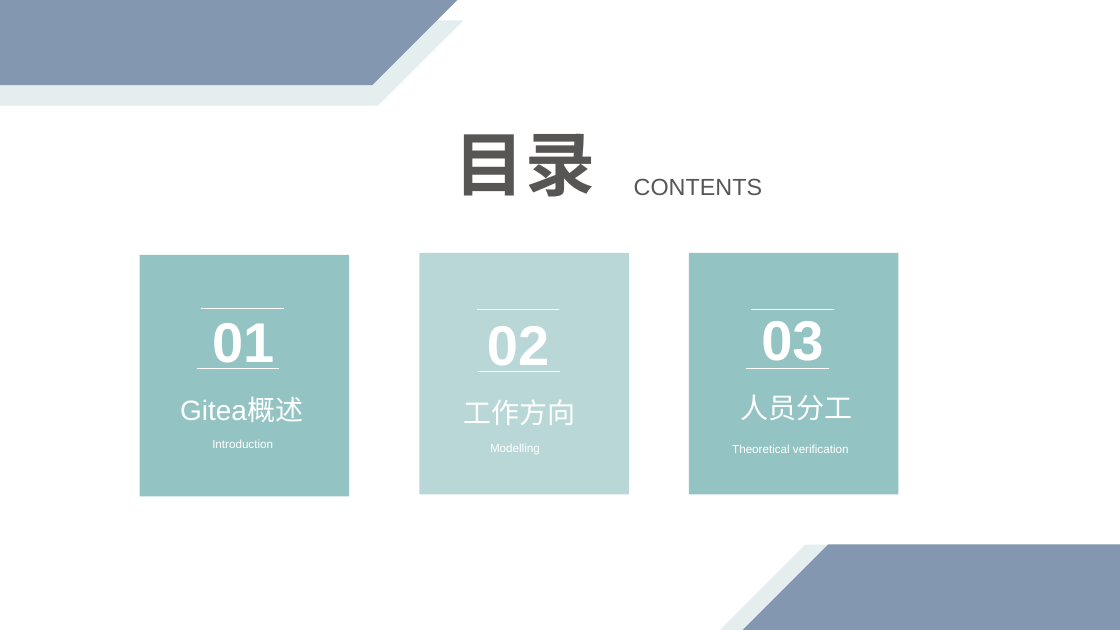
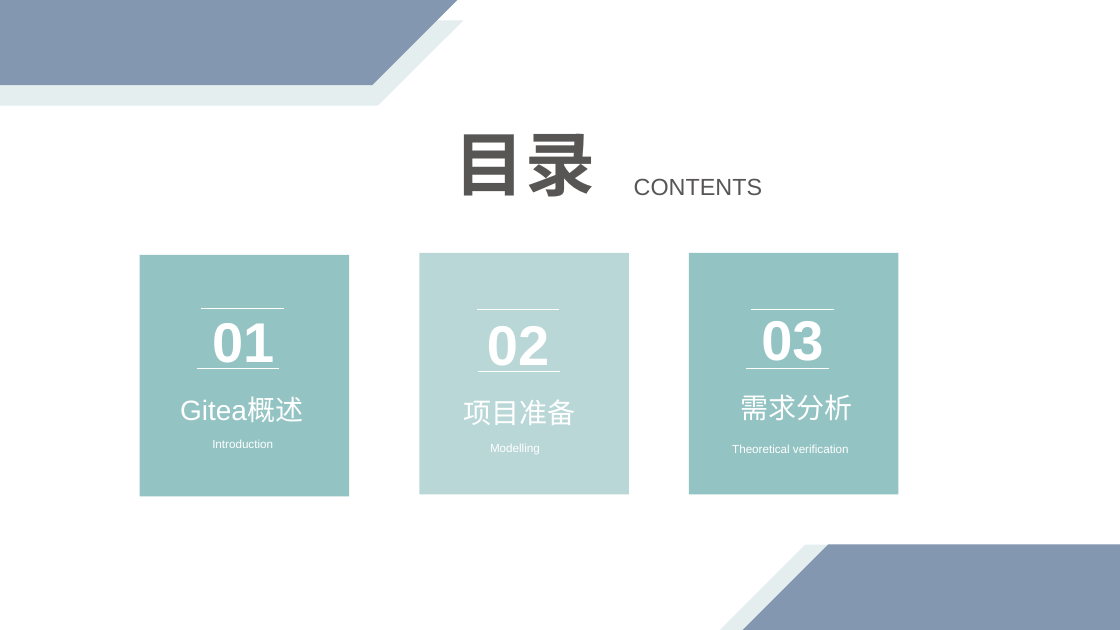
Before and after one commit to bhsei/20_F, a slide deck: slide 2 of 2-课堂汇报/实验一汇报_麦梓健.pptx. Drawn at 1120x630 pixels with LibreOffice and Linux fonts; fonts in the diff are those of the drawing. Boxes give left, top, right and bottom in pixels: in the first picture for what was removed or moved away, otherwise in the second. Text is boxed around its words. In the diff, an @@ line names an element or a change of style, - is before the commit and + after.

```diff
--- a/2-课堂汇报/实验一汇报_麦梓健.pptx
+++ b/2-课堂汇报/实验一汇报_麦梓健.pptx
@@ text at [463,400,575,425]: text changed @@
-工作方向
+项目准备
@@ text at [740,394,852,420]: text changed @@
-人员分工
+需求分析
```
Also in this commit, not shown: 3 other slides changed, 2 slides added, 2 other files.
